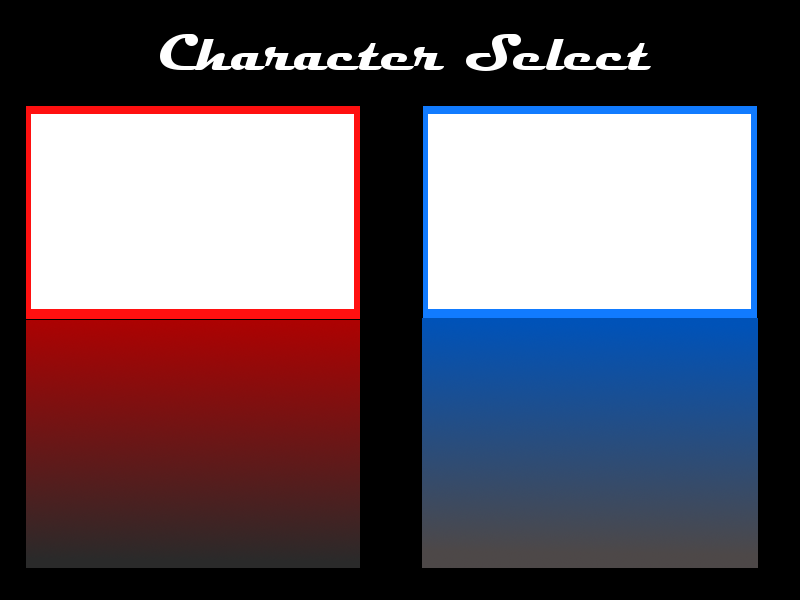
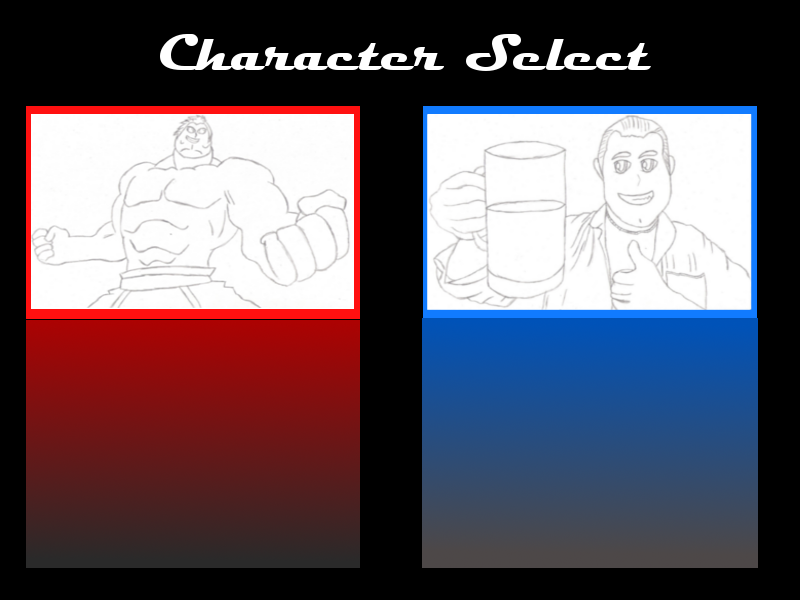
Layers edited between the first and the second (800, 600) image:
added layer "Pasted Layer" above "Background" over [427, 114, 752, 310]
painted on "Background" over [31, 114, 353, 308]
